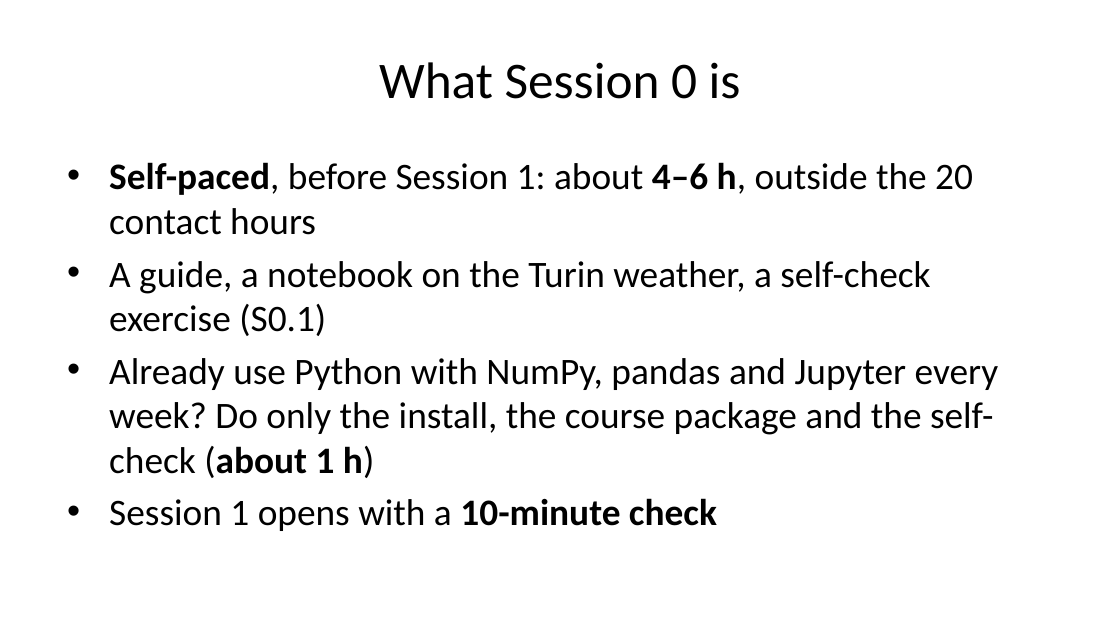
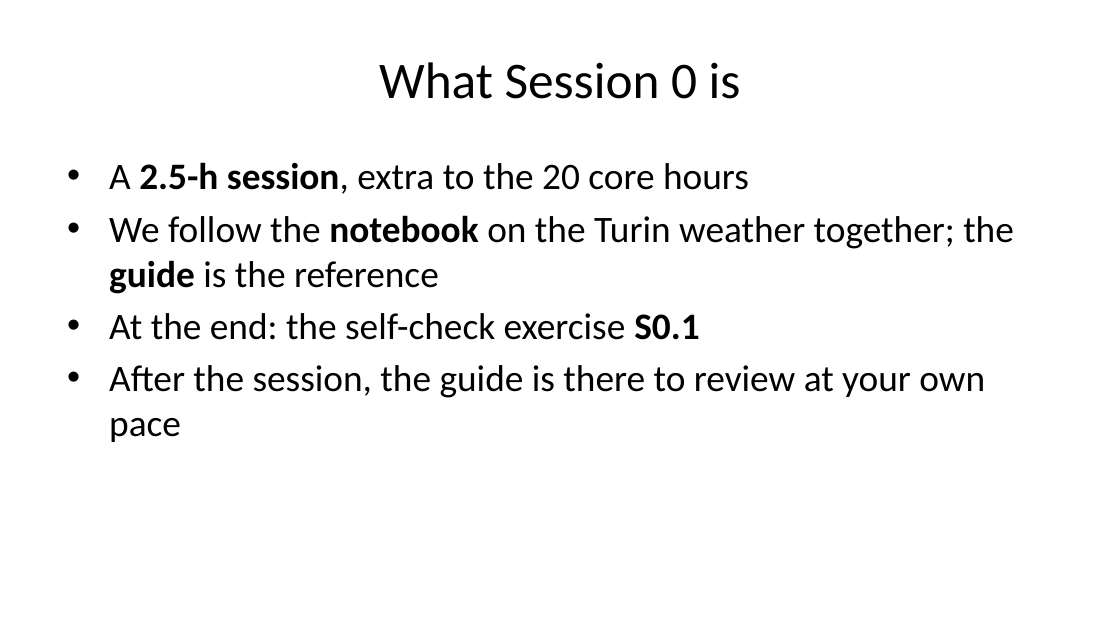
Before and after one commit to DSSchiera/energy-systems-modelica-python-course-participant, a slide deck: slide 2 of slides/session_00/session_00.pptx. Drawn at 1120x630 pixels with LibreOffice and Linux fonts; fonts in the diff are those of the drawing. Boxes give left, top, right and bottom in pixels: in the first picture for what was removed or moved away, otherwise in the second. Text is boxed around its words. In the diff, an @@ line names an element or a change of style, - is before the commit and + after.

```diff
--- a/slides/session_00/session_00.pptx
+++ b/slides/session_00/session_00.pptx
@@ text at [109, 162, 1014, 442]: text changed @@
-• Self-paced, before Session 1: about 4–6 h, outside the 20 contact hours
-• A guide, a notebook on the Turin weather, a self-check exercise (S0.1)
-• Already use Python with NumPy, pandas and Jupyter every week? Do only the install, the course package and the self-check (about 1 h)
-• Session 1 opens with a 10-minute check
+• A 2.5-h session, extra to the 20 core hours
+• We follow the notebook on the Turin weather together; the guide is the reference
+• At the end: the self-check exercise S0.1
+• After the session, the guide is there to review at your own pace
```
Also in this commit, not shown: 4 other slides changed, 1 slide added, 22 other files.
